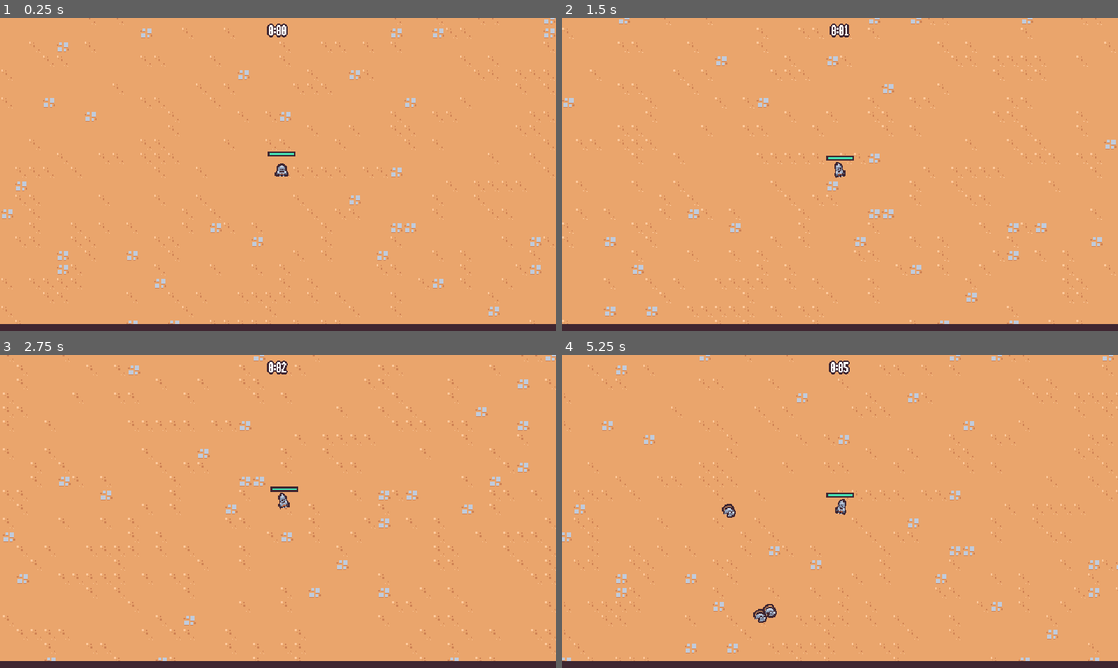
Above: before the commit, frames 1-4 (two rows, left to right).
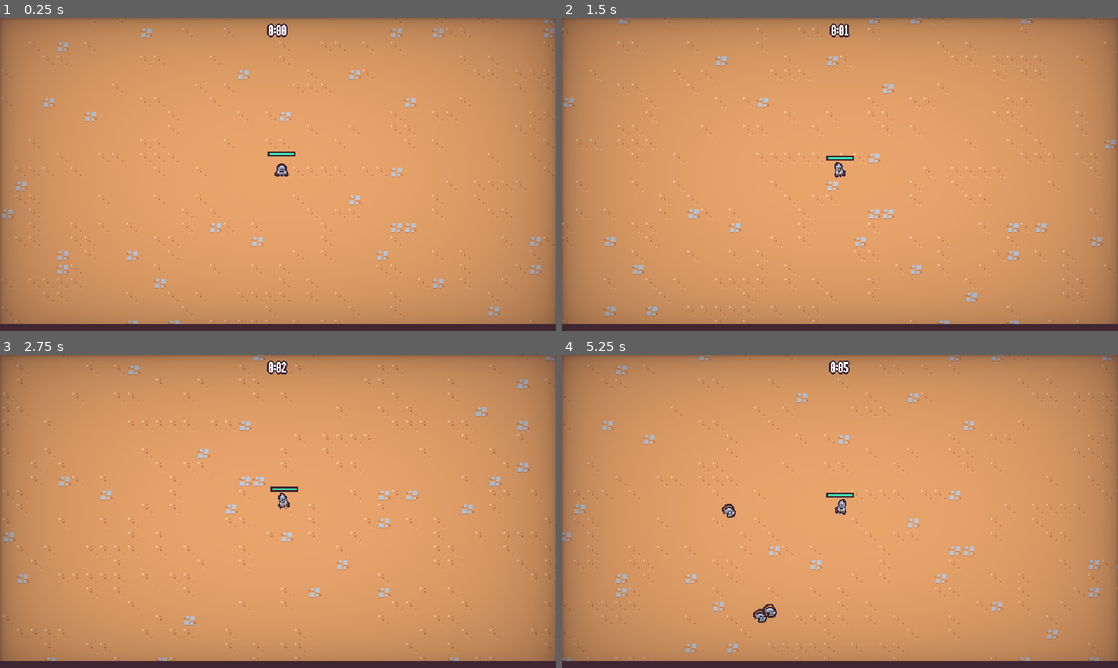
Above: after the commit, the same moments.

Repository: justknick/myFirst2DSurvivorsGame
Game: Godot game, scene res://scenes/main/main.tscn
Same seed, same stepped clock (60 frames per second), same inputs: the game is played once before the commit and once after it.
Inputs (mouse positions are in pixels of both pictures, inside the frame that each line leads up to):
- Up to frame 1 (0.25 s): no input
- Up to frame 2 (1.5 s): move the mouse to (962, 158) at 0.52 s; press the mouse at (962, 158) at 0.53 s; hold D (move_right) 0.53-1.28 s; move the mouse to (728, 190) at 1.27 s; release the mouse at (728, 190) at 1.28 s; hold S (move_down) from 1.28 s (still down); click (728, 190) at 1.35 s
- Up to frame 3 (2.75 s): move the mouse to (333, 442) at 2.02 s; release S (move_down) at 2.03 s; press the mouse at (333, 442) at 2.03 s; hold D (move_right) from 2.03 s (still down)
- Up to frame 4 (5.25 s): move the mouse to (812, 574) at 2.77 s; release D (move_right) at 2.78 s; release the mouse at (812, 574) at 2.78 s; hold W (move_up) 2.78-3.53 s; click (812, 574) at 2.85 s; move the mouse to (1006, 558) at 3.52 s; press the mouse at (1006, 558) at 3.53 s; hold A (move_left) 3.53-5.03 s; move the mouse to (673, 464) at 4.27 s; release the mouse at (673, 464) at 4.28 s; click (673, 464) at 4.35 s; move the mouse to (867, 511) at 5.02 s; press the mouse at (867, 511) at 5.03 s; hold S (move_down) from 5.03 s (still down)

The runs differ from the first frame. In frame 1, 40% of the frame differs, in the area x 0-100%, y 0-98%; in frame 2, 40%; in frame 3, 40%; in frame 4, 40%.

Commit message:
Section 3.55 - Adding a Vignette // created vignette scene and shader // updated main scene (instantiated vignette), game_events script (implemented player damanged signal), player script (connected game event player damage signal), movement_speed_rate resource (tweaked description verbage)

Diff:
--- a/resources/upgrades/movement_speed_rate.tres
+++ b/resources/upgrades/movement_speed_rate.tres
@@ -7,4 +7,4 @@
 id = "movement_speed_rate"
 max_quantity = 2
 name = "Movement Speed"
-description = "Increases your movement speed by 15%."
+description = "Increases Player movement speed by 15%."
--- a/scenes/autoload/game_events.gd
+++ b/scenes/autoload/game_events.gd
@@ -2,6 +2,7 @@
 
 signal experience_vial_collected(number: float)
 signal ability_upgrades_added(upgrade: AbilityUpgrade, current_upgrades: Dictionary)
+signal player_damaged
 
 
 func emit_experience_vial_collected(number: float):
@@ -10,3 +11,7 @@
 
 func emit_ability_upgrades_added(upgrade: AbilityUpgrade, current_upgrades: Dictionary):
 	ability_upgrades_added.emit(upgrade, current_upgrades)
+
+
+func emit_player_damaged():
+	player_damaged.emit()
--- a/scenes/game_object/player/player.gd
+++ b/scenes/game_object/player/player.gd
@@ -86,6 +86,7 @@
 
 
 func on_health_changed():
+	GameEvents.emit_player_damaged()
 	update_health_display()
 
 
--- a/scenes/main/main.tscn
+++ b/scenes/main/main.tscn
@@ -9,12 +9,15 @@
 [ext_resource type="PackedScene" uid="uid://tutrw7d55ivk" path="res://scenes/ui/end_screen.tscn" id="2_ef7fv"]
 [ext_resource type="PackedScene" uid="uid://c760ksw25xjw2" path="res://scenes/manager/arena_time_manager.tscn" id="2_voi0b"]
 [ext_resource type="PackedScene" uid="uid://bxkl5qgm5x8jy" path="res://scenes/ui/experience_bar.tscn" id="2_x3rap"]
+[ext_resource type="PackedScene" uid="uid://bjbuv263blc8" path="res://scenes/ui/vignette.tscn" id="3_61aj3"]
 [ext_resource type="PackedScene" uid="uid://fxu2u0g8kjts" path="res://scenes/manager/experience_manager.tscn" id="4_6f4sp"]
 [ext_resource type="PackedScene" uid="uid://bdolvfliqp8rn" path="res://scenes/manager/upgrade_manager.tscn" id="9_xbv5h"]
 
 [node name="Main" type="Node"]
 script = ExtResource("1_mn2xi")
 end_screen_scene = ExtResource("2_ef7fv")
+
+[node name="Vignette" parent="." instance=ExtResource("3_61aj3")]
 
 [node name="ArenaTimeUI" parent="." node_paths=PackedStringArray("arena_time_manager") instance=ExtResource("1_bhlov")]
 arena_time_manager = NodePath("../ArenaTimeManager")
--- /dev/null
+++ b/scenes/ui/color_vignette.gdshader
@@ -0,0 +1,20 @@
+shader_type canvas_item;
+
+uniform float vignette_intensity = 0.4;
+uniform float vignette_opacity : hint_range(0.0, 1.0) = 0.5;
+uniform vec4 vignette_rgb : source_color = vec4(0.0, 0.0, 0.0, 1.0);
+
+float vignette(vec2 uv){
+	uv *= 1.0 - uv.xy;
+	float vignette = uv.x * uv.y * 15.0;
+	return pow(vignette, vignette_intensity * vignette_opacity);
+}
+
+void fragment(){
+	vec4 text = texture(TEXTURE, UV);
+
+	text.rgba *= (vignette_rgb.rgba);
+	text.rgba *= (1.0 - vignette(UV));
+
+	COLOR = vec4(text.rgb,text.a);
+}
--- /dev/null
+++ b/scenes/ui/vignette.gd
@@ -0,0 +1,9 @@
+extends CanvasLayer
+
+
+func _ready():
+	GameEvents.player_damaged.connect(on_player_damanged)
+
+
+func on_player_damanged():
+	$AnimationPlayer.play("hit")
--- /dev/null
+++ b/scenes/ui/vignette.tscn
@@ -0,0 +1,113 @@
+[gd_scene load_steps=7 format=3 uid="uid://bjbuv263blc8"]
+
+[ext_resource type="Shader" path="res://scenes/ui/color_vignette.gdshader" id="1_o20au"]
+[ext_resource type="Script" path="res://scenes/ui/vignette.gd" id="1_wpeka"]
+
+[sub_resource type="Animation" id="Animation_hsq4b"]
+resource_name = "hit"
+length = 0.4
+step = 0.05
+tracks/0/type = "value"
+tracks/0/imported = false
+tracks/0/enabled = true
+tracks/0/path = NodePath("ColorRect:material:shader_parameter/vignette_intensity")
+tracks/0/interp = 2
+tracks/0/loop_wrap = true
+tracks/0/keys = {
+"times": PackedFloat32Array(0, 0.05, 0.4),
+"transitions": PackedFloat32Array(1, 2.54912, 1),
+"update": 0,
+"values": [0.4, 1.0, 0.4]
+}
+tracks/1/type = "value"
+tracks/1/imported = false
+tracks/1/enabled = true
+tracks/1/path = NodePath("ColorRect:material:shader_parameter/vignette_rgb")
+tracks/1/interp = 2
+tracks/1/loop_wrap = true
+tracks/1/keys = {
+"times": PackedFloat32Array(0, 0.05, 0.4),
+"transitions": PackedFloat32Array(1, 2.54912, 1),
+"update": 0,
+"values": [Color(0.247059, 0.14902, 0.192157, 1), Color(0.909804, 0.270588, 0.215686, 1), Color(0.247059, 0.14902, 0.192157, 1)]
+}
+tracks/2/type = "value"
+tracks/2/imported = false
+tracks/2/enabled = true
+tracks/2/path = NodePath("ColorRect:material:shader_parameter/vignette_opacity")
+tracks/2/interp = 1
+tracks/2/loop_wrap = true
+tracks/2/keys = {
+"times": PackedFloat32Array(0, 0.05, 0.4),
+"transitions": PackedFloat32Array(1, 1, 1),
+"update": 0,
+"values": [0.25, 0.506, 0.25]
+}
+
+[sub_resource type="Animation" id="Animation_4cvmf"]
+length = 0.001
+tracks/0/type = "value"
+tracks/0/imported = false
+tracks/0/enabled = true
+tracks/0/path = NodePath("ColorRect:material:shader_parameter/vignette_intensity")
+tracks/0/interp = 1
+tracks/0/loop_wrap = true
+tracks/0/keys = {
+"times": PackedFloat32Array(0),
+"transitions": PackedFloat32Array(1),
+"update": 0,
+"values": [0.4]
+}
+tracks/1/type = "value"
+tracks/1/imported = false
+tracks/1/enabled = true
+tracks/1/path = NodePath("ColorRect:material:shader_parameter/vignette_rgb")
+tracks/1/interp = 1
+tracks/1/loop_wrap = true
+tracks/1/keys = {
+"times": PackedFloat32Array(0),
+"transitions": PackedFloat32Array(1),
+"update": 0,
+"values": [Color(0.247059, 0.14902, 0.192157, 1)]
+}
+tracks/2/type = "value"
+tracks/2/imported = false
+tracks/2/enabled = true
+tracks/2/path = NodePath("ColorRect:material:shader_parameter/vignette_opacity")
+tracks/2/interp = 1
+tracks/2/loop_wrap = true
+tracks/2/keys = {
+"times": PackedFloat32Array(0),
+"transitions": PackedFloat32Array(1),
+"update": 0,
+"values": [0.25]
+}
+
+[sub_resource type="AnimationLibrary" id="AnimationLibrary_e4n10"]
+_data = {
+"RESET": SubResource("Animation_4cvmf"),
+"hit": SubResource("Animation_hsq4b")
+}
+
+[sub_resource type="ShaderMaterial" id="ShaderMaterial_fsayc"]
+shader = ExtResource("1_o20au")
+shader_parameter/vignette_intensity = 0.4
+shader_parameter/vignette_opacity = 0.25
+shader_parameter/vignette_rgb = Color(0.247059, 0.14902, 0.192157, 1)
+
+[node name="Vignette" type="CanvasLayer"]
+script = ExtResource("1_wpeka")
+
+[node name="AnimationPlayer" type="AnimationPlayer" parent="."]
+libraries = {
+"": SubResource("AnimationLibrary_e4n10")
+}
+
+[node name="ColorRect" type="ColorRect" parent="."]
+material = SubResource("ShaderMaterial_fsayc")
+anchors_preset = 15
+anchor_right = 1.0
+anchor_bottom = 1.0
+grow_horizontal = 2
+grow_vertical = 2
+mouse_filter = 2
Not shown: 1 places in scenes/main/main.tscn that only renumber resources
